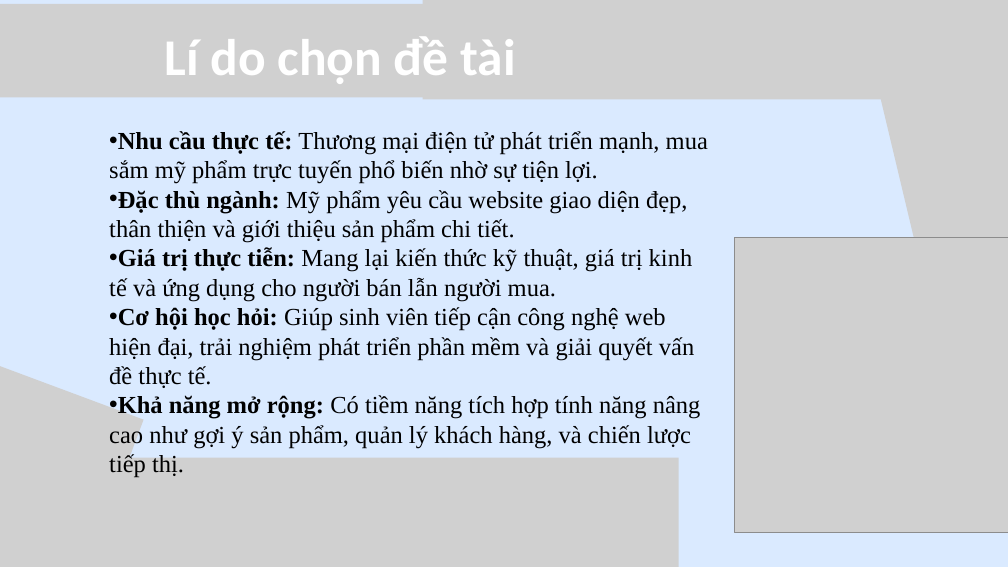
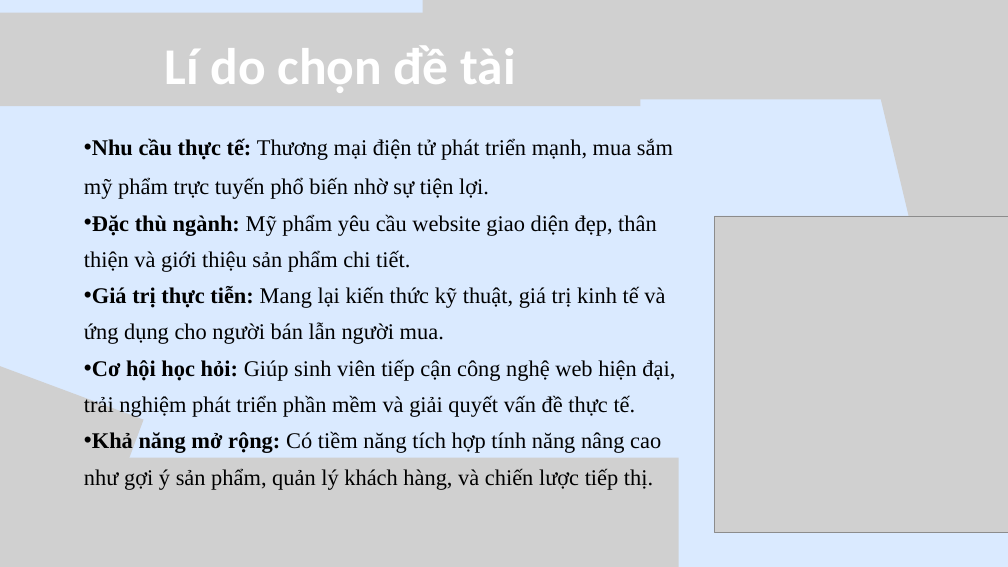
Before and after one commit to tuyethuetv/cn-da21ttb-latuyethue-xaydungwebsitebanmypham, a slide deck: slide 4 of thesis/abs/pwp.pptx. Drawn at 1008x567 pixels with LibreOffice and Linux fonts; fonts in the diff are those of the drawing; grey boxes stand for pictures; background and template pictures are left out. Boxes give left, top, right and bottom in pixels: in the first picture for what was removed or moved away, otherwise in the second. Text is boxed around its words. In the diff, an @@ line names an element or a change of style, - is before the commit and + after.

```diff
--- a/thesis/abs/pwp.pptx
+++ b/thesis/abs/pwp.pptx
@@ picture moved from (x1=0, y1=4, x2=641, y2=98) to (x1=0, y1=13, x2=641, y2=106) @@
@@ text "Lí do chọn đề tài" moved from (x1=165, y1=37, x2=515, y2=84) to (x1=165, y1=46, x2=515, y2=93) @@
@@ text "Nhu cầu thực tế: Thương ..." moved from (x1=109, y1=131, x2=708, y2=478) to (x1=84, y1=138, x2=675, y2=490) @@
@@ text "Nhu cầu thực tế: Thương ..." at (x1=84, y1=138, x2=675, y2=490): size 35 to 32 pt; line spacing 1 to 1.45; line spacing 1 to 1.35 @@
@@ picture resized from (x1=735, y1=237, x2=1008, y2=533) to (x1=714, y1=216, x2=1008, y2=532) @@
```
Also in this commit, not shown: 10 other slides changed, 1 other file.
